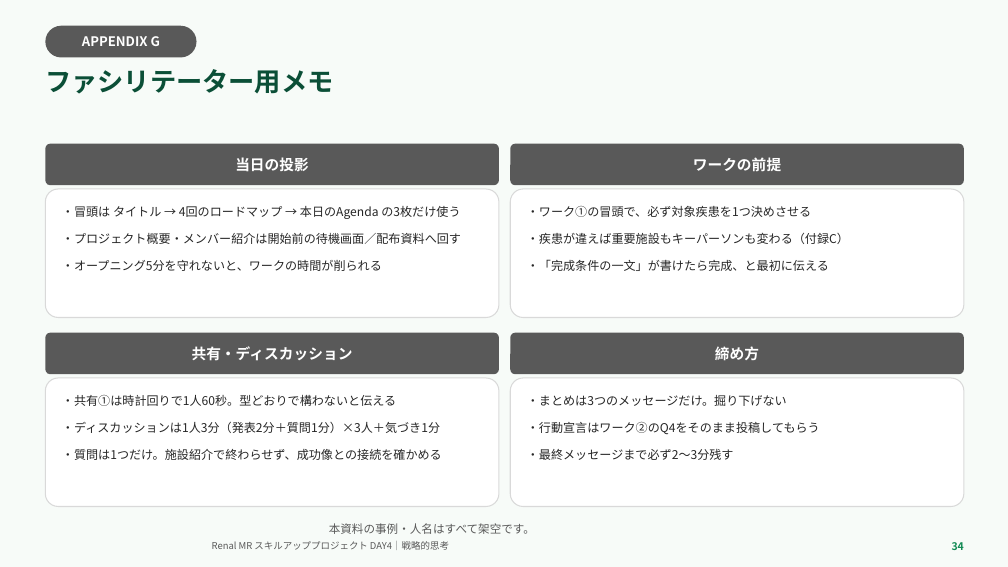
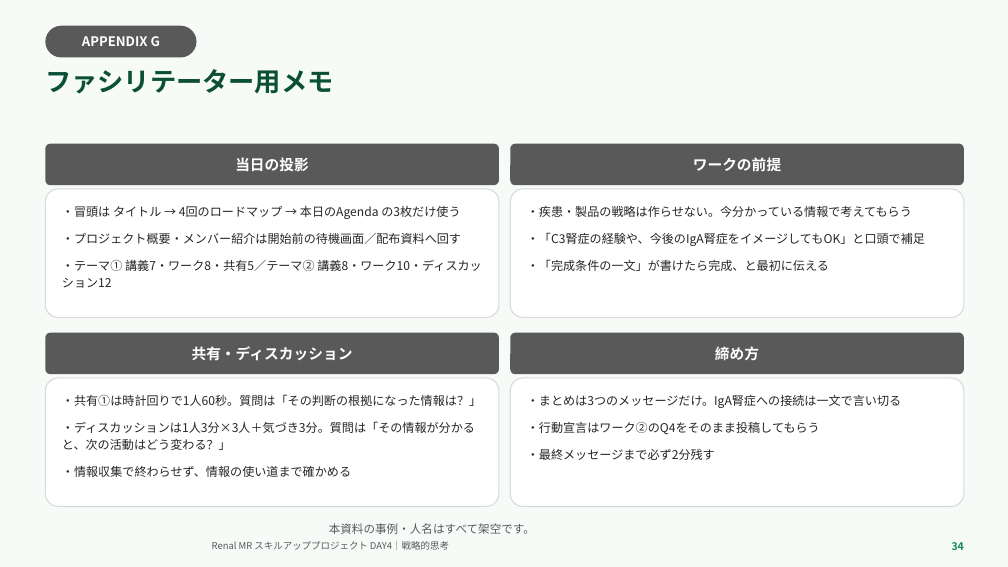
Before and after one commit to TAKUYA-1187/Claude, a slide deck: slide 34 of novartis_training/DAY4_ちょっと分かるだけで世界が変わる.pptx. Drawn at 1008x567 pixels with LibreOffice and Linux fonts; fonts in the diff are those of the drawing; background and template pictures are left out. Boxes give left, top, right and bottom in pixels: in the first picture for what was removed or moved away, otherwise in the second. Text is boxed around its words. In the diff, an @@ line names an element or a change of style, - is before the commit and + after.

```diff
--- a/novartis_training/DAY4_ちょっと分かるだけで世界が変わる.pptx
+++ b/novartis_training/DAY4_ちょっと分かるだけで世界が変わる.pptx
@@ text in rounded rectangle at [527,206,925,246]: text changed @@
-・ワーク①の冒頭で、必ず対象疾患を1つ決めさせる
-・疾患が違えば重要施設もキーパーソンも変わる（付録C）
+・疾患・製品の戦略は作らせない。今分かっている情報で考えてもらう
+・「C3腎症の経験や、今後のIgA腎症をイメージしてもOK」と口頭で補足
@@ text in rounded rectangle at [62,260,481,288]: text changed @@
-・オープニング5分を守れないと、ワークの時間が削られる
+・テーマ① 講義7・ワーク8・共有5／テーマ② 講義8・ワーク10・ディスカッション12
@@ text in rounded rectangle at [62,394,481,477]: text changed @@
-・共有①は時計回りで1人60秒。型どおりで構わないと伝える
-・ディスカッションは1人3分（発表2分＋質問1分）×3人＋気づき1分
-・質問は1つだけ。施設紹介で終わらせず、成功像との接続を確かめる
+・共有①は時計回りで1人60秒。質問は「その判断の根拠になった情報は？」
+・ディスカッションは1人3分×3人＋気づき3分。質問は「その情報が分かると、次の活動はどう変わる？」
+・情報収集で終わらせず、情報の使い道まで確かめる
@@ text in rounded rectangle at [527,395,901,408]: text changed @@
-・まとめは3つのメッセージだけ。掘り下げない
+・まとめは3つのメッセージだけ。IgA腎症への接続は一文で言い切る
@@ text in rounded rectangle at [527,449,715,460]: text changed @@
-・最終メッセージまで必ず2〜3分残す
+・最終メッセージまで必ず2分残す
```
Also in this commit, not shown: 21 other slides changed, 2 other files.
